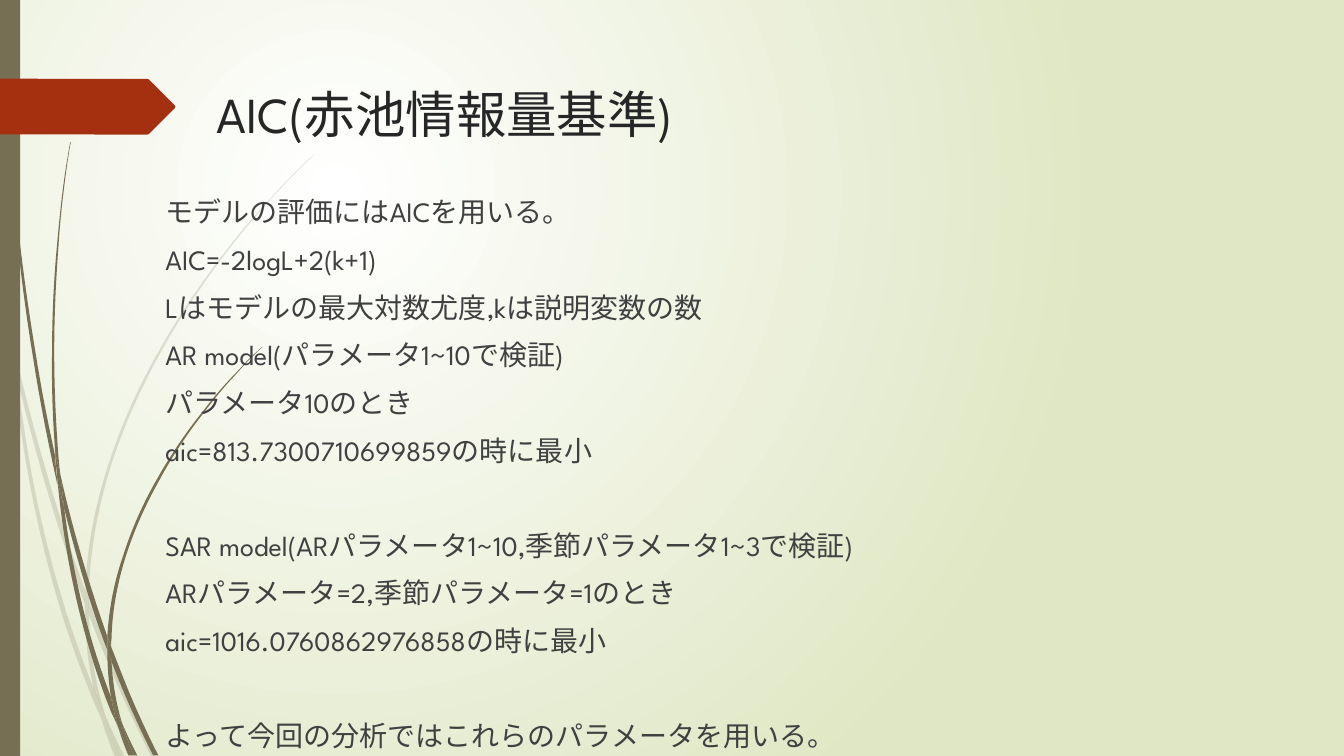
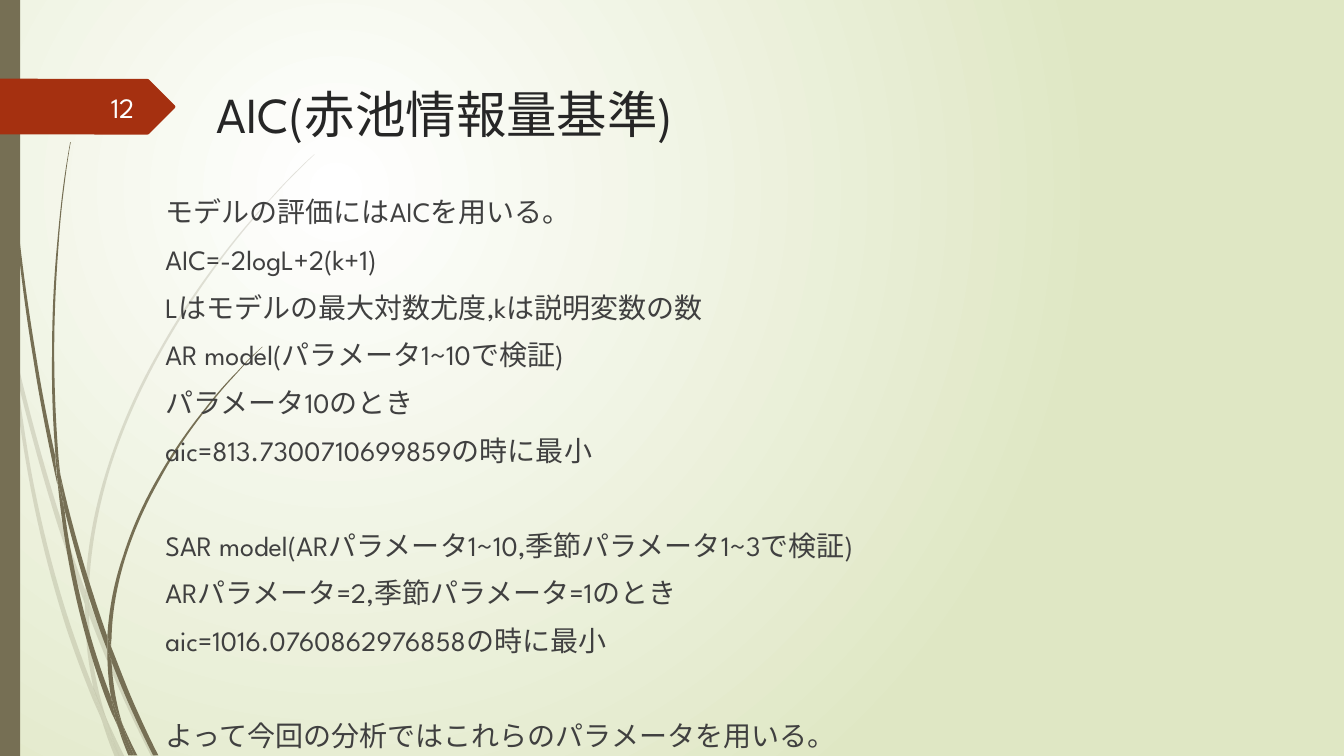
Before and after one commit to masayahamati/-, a slide deck: slide 12 of ARmodel.pptx (slide 11 before the commit). Drawn at 1344x756 pixels with LibreOffice and Linux fonts; fonts in the diff are those of the drawing. Boxes give left, top, right and bottom in pixels: in the first picture for what was removed or moved away, otherwise in the second. Text is boxed around its words. In the diff, an @@ line names an element or a change of style, - is before the commit and + after.

```diff
--- a/ARmodel.pptx
+++ b/ARmodel.pptx
@@ page number added at (111,99,135,118), 20 pt, text #FEFFFF @@
+12
```
Also in this commit, not shown: 14 other slides changed, 1 slide added, 3 other files.
